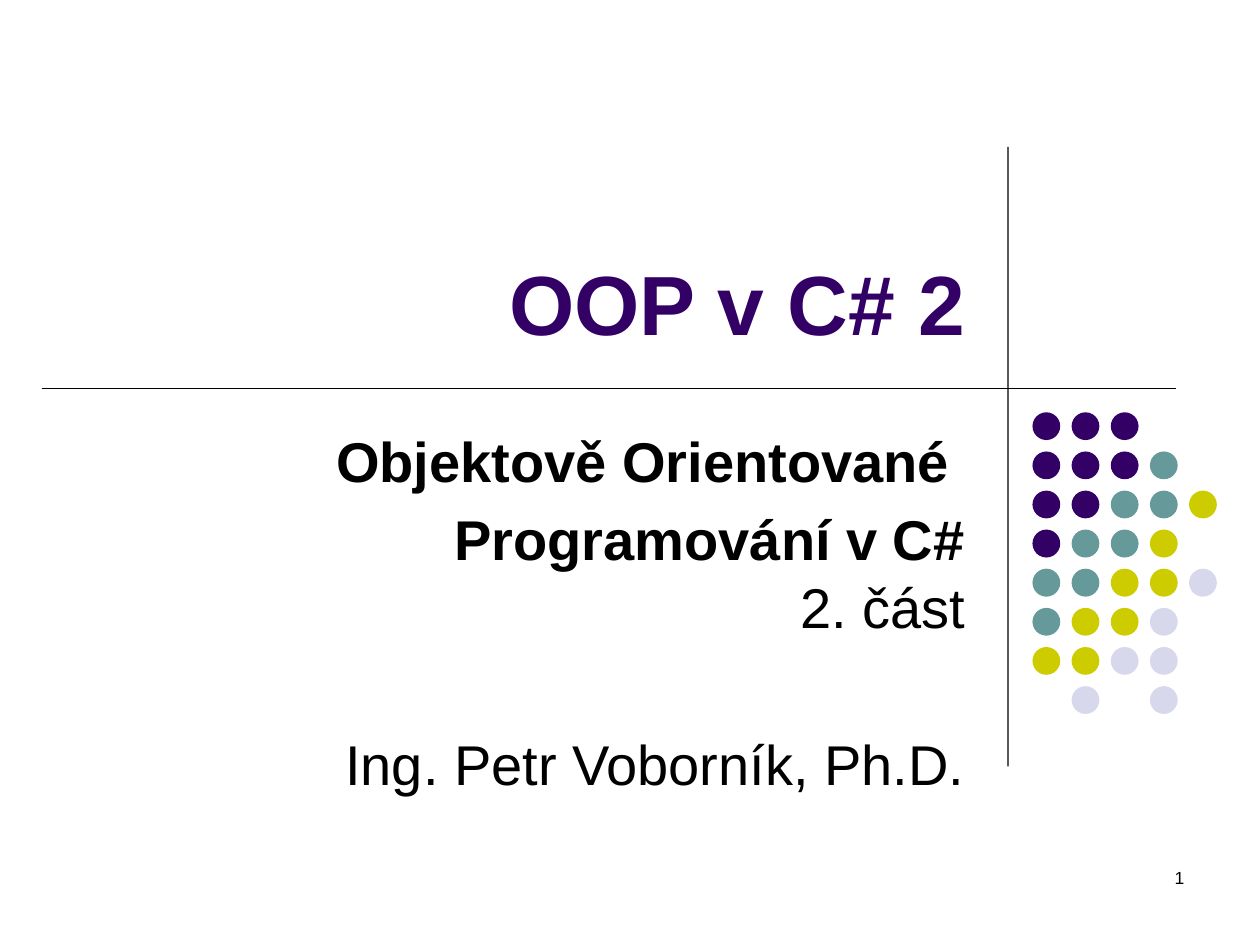
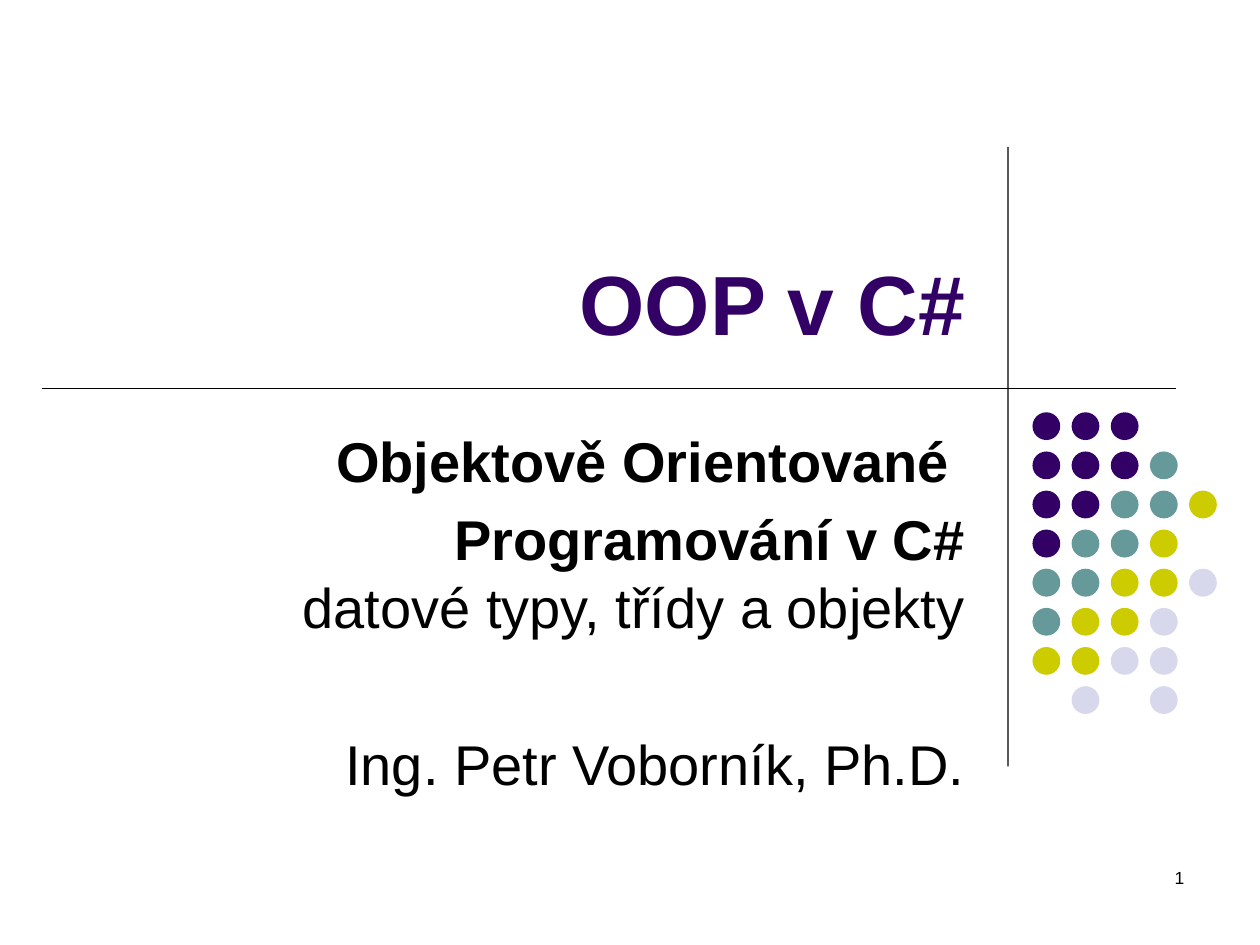
Before and after one commit to PetrVobornik/prednasky, a slide deck: slide 1 of Xamarin.Forms/01-OOP-a-NET/OOP-1-tridy.ppsx. Drawn at 1260x945 pixels with LibreOffice and Linux fonts; fonts in the diff are those of the drawing. Boxes give left, top, right and bottom in pixels: in the first picture for what was removed or moved away, otherwise in the second. Text is boxed around its words. In the diff, an @@ line names an element or a change of style, - is before the commit and + after.

```diff
--- a/Xamarin.Forms/01-OOP-a-NET/OOP-1-tridy.ppsx
+++ b/Xamarin.Forms/01-OOP-a-NET/OOP-1-tridy.ppsx
@@ title at box(580, 276, 965, 336): text changed @@
-OOP v C# 2
+OOP v C#
@@ subtitle at box(303, 519, 965, 638): text changed; bold off @@
-Programování v C#
-2. část
+Programování v C#
+datové typy, třídy a objekty
```
Also in this commit, not shown: 4 other slides changed, 22 slides added, 8 slides removed, 1 other file.
